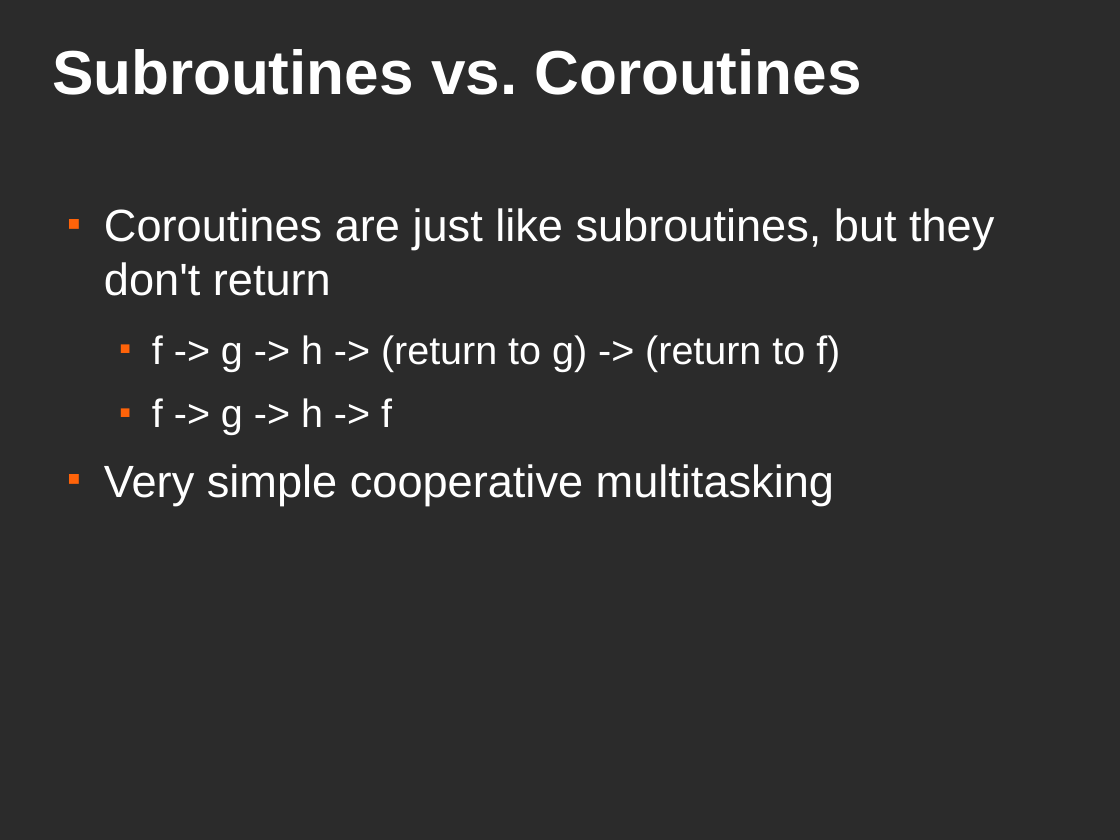
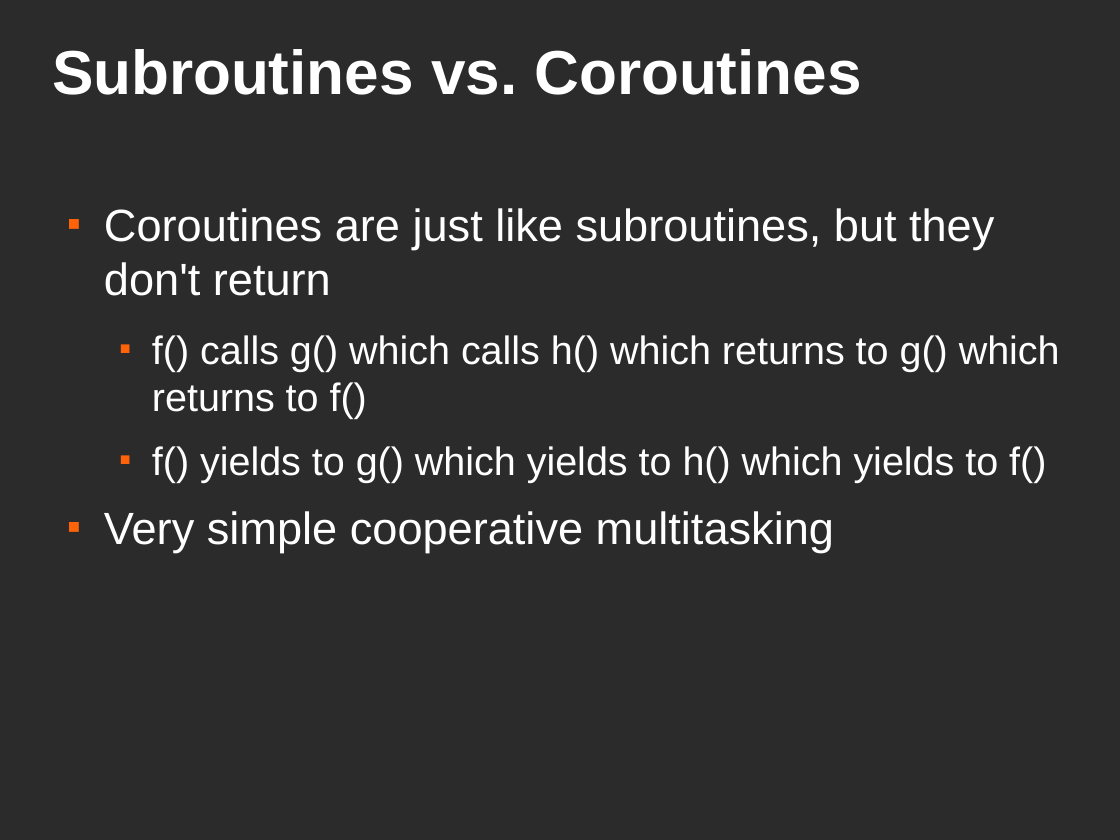
Before and after one commit to jjinux/concurrency-200912, a slide deck: slide 32 of slides.odp. Drawn at 1120x840 pixels with LibreOffice and Linux fonts; fonts in the diff are those of the drawing; background and template pictures are left out; a plain dark background stands for a picture behind light text. Boxes give left, top, right and bottom in pixels: in the first picture for what was removed or moved away, otherwise in the second. Text is boxed around its words. In the diff, an @@ line names an element or a change of style, - is before the commit and + after.

```diff
--- a/slides.odp
+++ b/slides.odp
@@ text at (152, 335, 1060, 483): text changed @@
-  ■ f -> g -> h -> (return to g) -> (return to f)
-  ■ f -> g -> h -> f
+  ■ f() calls g() which calls h() which returns to g() which returns to f()
+  ■ f() yields to g() which yields to h() which yields to f()
```
Also in this commit, not shown: 12 other slides changed, 1 other file.
